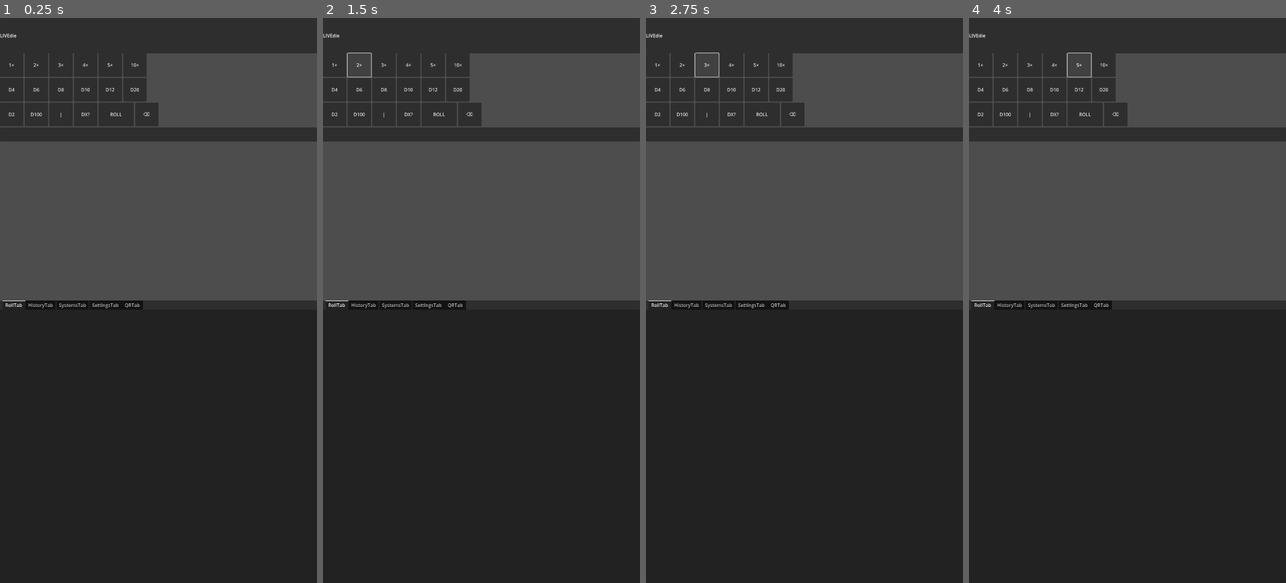
Above: before the commit, frames 1-4 (left to right).
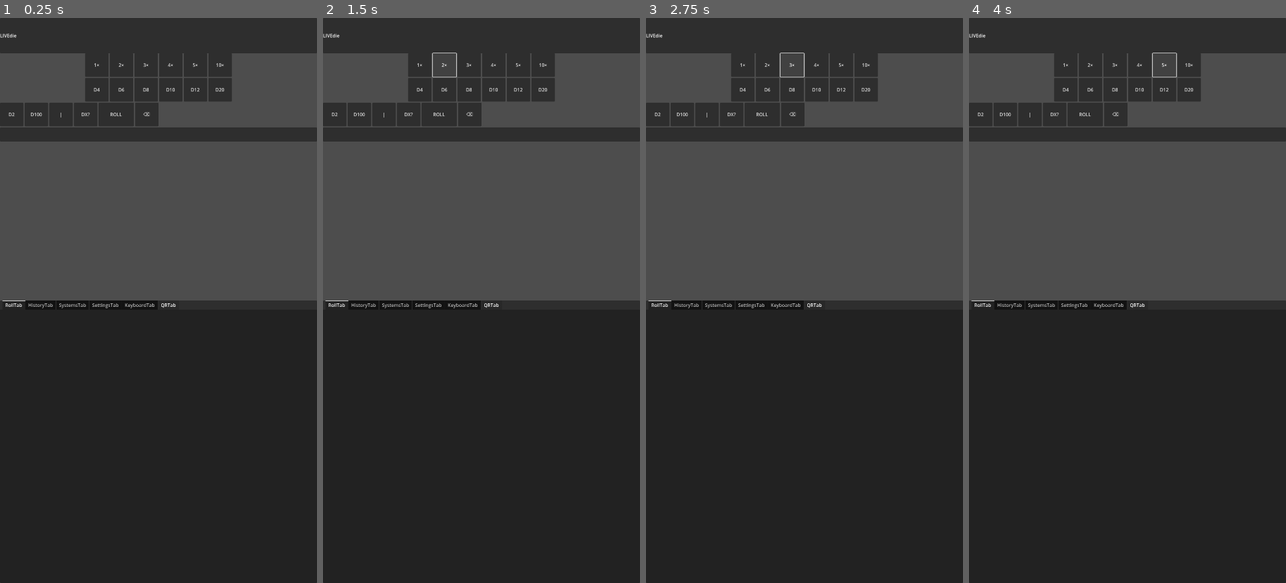
Above: after the commit, the same moments.

Repository: FromAriel/Experiments
Game: Godot game, scene res://scenes/MainUI.tscn
Two runs of this game, one before a commit and one after it. Both use one fixed random seed, a clock stepped at 60 frames per second and the inputs below.
Inputs:
- Up to frame 1 (0.25 s): no input
- Up to frame 2 (1.5 s): click "1×" at 0.5 s; click "2×" at 1.25 s
- Up to frame 3 (2.75 s): click "3×" at 2 s
- Up to frame 4 (4 s): click "4×" at 2.75 s; click "5×" at 3.5 s

The runs differ from the first frame. In frame 1, 4.4% of the frame differs, in the area x 0-74%, y 6-52%; in frame 2, 4.2%; in frame 3, 4.1%; in frame 4, 4.2%.

Commit message:
feat(ui): add centered quantity and dice rows

Diff:
--- a/LIVEdie/GOGOT/scenes/KeyboardTab.tscn
+++ b/LIVEdie/GOGOT/scenes/KeyboardTab.tscn
@@ -1,6 +1,6 @@
 [gd_scene format=3 uid="uid://keyboardtab"]
 
-[node name="KeyboardTab" type="StackContainer"]
+[node name="KeyboardTab" type="Control"]
 _import_path = NodePath("")
 unique_name_in_owner = false
 process_mode = 0
--- a/LIVEdie/GOGOT/scenes/MainUI.tscn
+++ b/LIVEdie/GOGOT/scenes/MainUI.tscn
@@ -42,12 +42,18 @@
 custom_minimum_size = Vector2(0, 700)
 layout_mode = 0
 anchor_right = 1.0
-anchor_bottom = 1.0
+anchor_bottom = 0.0
 offset_top = 120.0
-offset_bottom = -960.0
+offset_bottom = 0.0
+size_flags_horizontal = 1
+size_flags_vertical = 4
 
 [node name="QtyRow" type="HBoxContainer" parent="DicePad"]
 layout_mode = 2
+separation = 12
+
+[node name="QtyLeftSpacer" type="Control" parent="DicePad/QtyRow"]
+size_flags_horizontal = 2
 
 [node name="Qty1" type="Button" parent="DicePad/QtyRow"]
 custom_minimum_size = Vector2(80, 80)
@@ -79,8 +85,15 @@
 layout_mode = 2
 text = "10×"
 
+[node name="QtyRightSpacer" type="Control" parent="DicePad/QtyRow"]
+size_flags_horizontal = 2
+
 [node name="CommonDiceRow" type="HBoxContainer" parent="DicePad"]
 layout_mode = 2
+separation = 12
+
+[node name="DiceLeftSpacer" type="Control" parent="DicePad/CommonDiceRow"]
+size_flags_horizontal = 2
 
 [node name="D4" type="Button" parent="DicePad/CommonDiceRow"]
 custom_minimum_size = Vector2(80, 80)
@@ -111,6 +124,9 @@
 custom_minimum_size = Vector2(80, 80)
 layout_mode = 2
 text = "D20"
+
+[node name="DiceRightSpacer" type="Control" parent="DicePad/CommonDiceRow"]
+size_flags_horizontal = 2
 
 [node name="AdvancedRow" type="HBoxContainer" parent="DicePad"]
 layout_mode = 2
